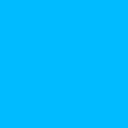
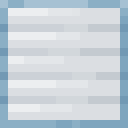
Revision of a layered 128px x 128px image; what changed, layer by layer:
renamed "texture" to "frame", blend normal → soft light, painted on it over [0, 0, 128, 128]
added layer "steel_block" over [0, 0, 128, 128]
